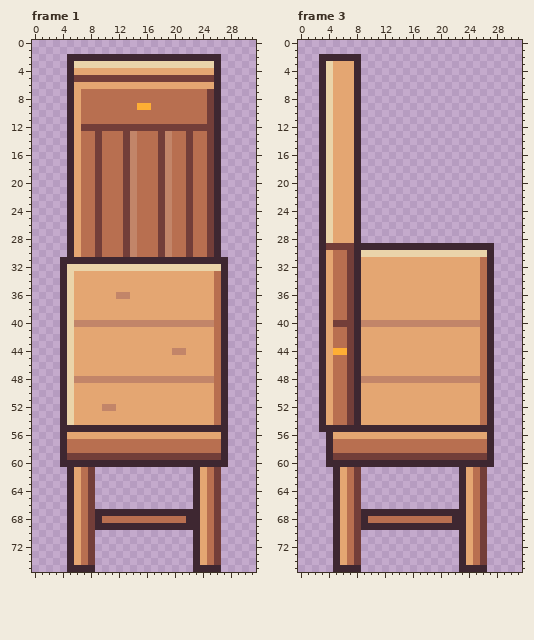
Pixel-art file: art-src/aseprite/chair.aseprite. The picture above was drawn from the file before the commit.
32x76 pixels, 3 frames. Shown: frame 1, frame 3. The commit also changed other frames, which this record leaves out.
After the commit:
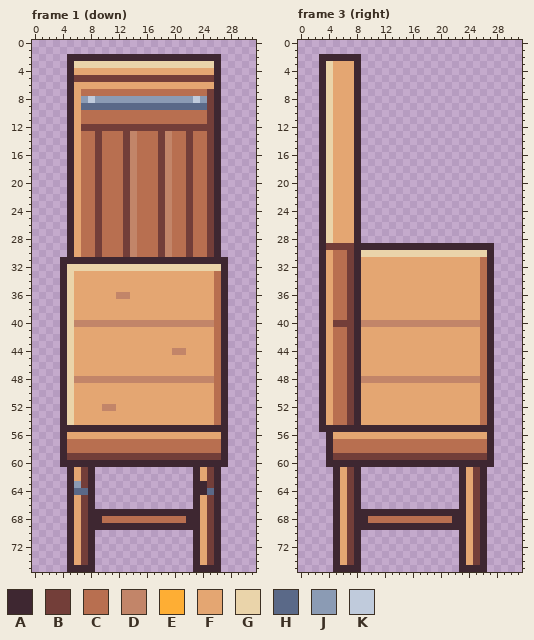
Palette (. is transparent): A #3e2731  B #733e39  C #b86f50  D #c28569  E #feae34  F #e4a672  G #ead4aa  H #5a6988  J #8b9bb4  K #c0cbdc
The edit:
--- frame 1 (down)
@@ x 5..26 @@
  7 AFCCCCCCCCCCCCCCCCCCBA
- 8 AFCCCCCCCCCCCCCCCCCCBA
- 9 AFCCCCCCCCEECCCCCCCCBA
+ 8 AFJKJJJJJJJJJJJJJJKJBA
+ 9 AFHHHHHHHHHHHHHHHHHHBA
 10 AFCCCCCCCCCCCCCCCCCCBA
@@ x 0..31 @@
 60 ....AAAAAAAAAAAAAAAAAAAAAAAA....
-61 .....AFCB..............AFCB.....
-62 .....AFCB..............AFCB.....
-63 .....AFCB..............AFCB.....
-64 .....AFCB..............AFCB.....
-65 .....AFCB..............AFCB.....
-66 .....AFCB..............AFCB.....
-67 .....AFCBAAAAAAAAAAAAAAAFCB.....
-68 .....AFCBACCCCCCCCCCCCAAFCB.....
-69 .....AFCBAAAAAAAAAAAAAAAFCB.....
-70 .....AFCB..............AFCB.....
-71 .....AFCB..............AFCB.....
-72 .....AFCB..............AFCB.....
-73 .....AFCB..............AFCB.....
-74 .....AFCB..............AFCB.....
+61 .....AFBA..............AFBA.....
+62 .....AFBA..............AFBA.....
+63 .....AJBA..............AABA.....
+64 .....AHHA..............AAHA.....
+65 .....AFBA..............AFBA.....
+66 .....AFBA..............AFBA.....
+67 .....AFBAAAAAAAAAAAAAAAAFBA.....
+68 .....AFBAACCCCCCCCCCCCAAFBA.....
+69 .....AFBAAAAAAAAAAAAAAAAFBA.....
+70 .....AFBA..............AFBA.....
+71 .....AFBA..............AFBA.....
+72 .....AFBA..............AFBA.....
+73 .....AFBA..............AFBA.....
+74 .....AFBA..............AFBA.....
 75 .....AAAA..............AAAA.....
--- frame 3 (right)
@@ x 3..8 @@
 43 AFCCBA
-44 AFEEBA
+44 AFCCBA
 45 AFCCBA
@@ x 0..31 @@
 60 ....AAAAAAAAAAAAAAAAAAAAAAAA....
-61 .....AFCB..............AFCB.....
-62 .....AFCB..............AFCB.....
-63 .....AFCB..............AFCB.....
-64 .....AFCB..............AFCB.....
-65 .....AFCB..............AFCB.....
-66 .....AFCB..............AFCB.....
-67 .....AFCBAAAAAAAAAAAAAAAFCB.....
-68 .....AFCBACCCCCCCCCCCCAAFCB.....
-69 .....AFCBAAAAAAAAAAAAAAAFCB.....
-70 .....AFCB..............AFCB.....
-71 .....AFCB..............AFCB.....
-72 .....AFCB..............AFCB.....
-73 .....AFCB..............AFCB.....
-74 .....AFCB..............AFCB.....
+61 .....AFBA..............AFBA.....
+62 .....AFBA..............AFBA.....
+63 .....AFBA..............AFBA.....
+64 .....AFBA..............AFBA.....
+65 .....AFBA..............AFBA.....
+66 .....AFBA..............AFBA.....
+67 .....AFBAAAAAAAAAAAAAAAAFBA.....
+68 .....AFBAACCCCCCCCCCCCAAFBA.....
+69 .....AFBAAAAAAAAAAAAAAAAFBA.....
+70 .....AFBA..............AFBA.....
+71 .....AFBA..............AFBA.....
+72 .....AFBA..............AFBA.....
+73 .....AFBA..............AFBA.....
+74 .....AFBA..............AFBA.....
 75 .....AAAA..............AAAA.....
Pixel boxes of the changes (left, top, right, bottom) in both pictures:
changed: (81, 96, 207, 110)
changed: (74, 467, 95, 565)
changed: (200, 467, 221, 565)
changed: (333, 348, 347, 355)
changed: (347, 467, 361, 565)
changed: (473, 467, 487, 565)
